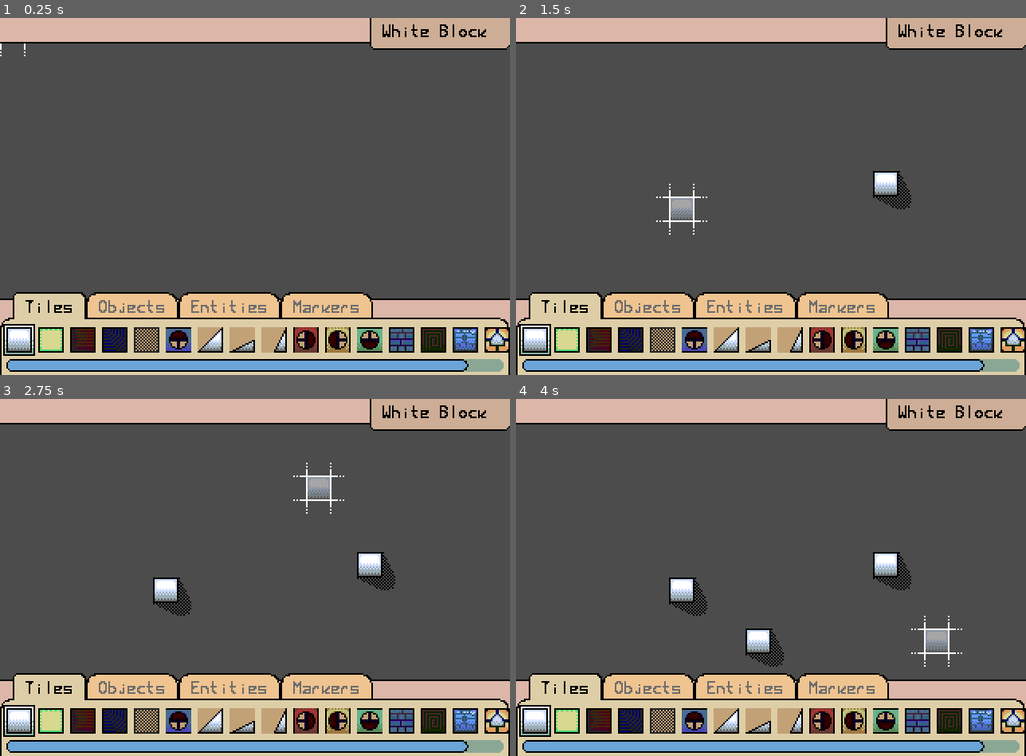
Above: before the commit, frames 1-4 (two rows, left to right).
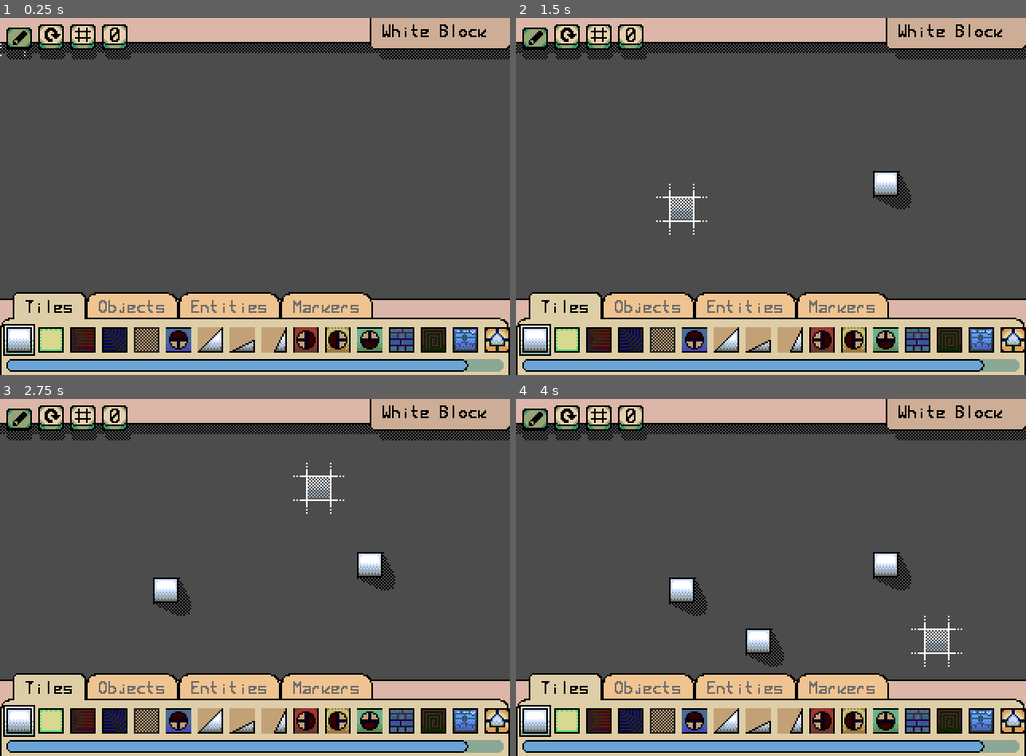
Above: after the commit, the same moments.

Repository: loopies2600/BBT
Game: Godot game, scene res://Data/Scenes/EditorScene.tscn
Same seed, same stepped clock (60 frames per second), same inputs: the game is played once before the commit and once after it.
Inputs (mouse positions are in pixels of both pictures, inside the frame that each line leads up to):
- Up to frame 1 (0.25 s): no input
- Up to frame 2 (1.5 s): tap Enter at 0.5 s; move the mouse to (883, 178) at 0.52 s; press the mouse at (883, 178) at 0.53 s; hold Right (right) 0.53-1.28 s; tap Z (jump) at 0.77 s; right-click (883, 178) at 0.8 s; tap Space at 1.25 s; move the mouse to (669, 214) at 1.27 s; release the mouse at (669, 214) at 1.28 s; hold Left (left) from 1.28 s (still down); right-click (669, 214) at 1.35 s
- Up to frame 3 (2.75 s): tap Z (jump) at 1.52 s; click (153, 595) at 1.55 s; tap Enter at 2 s; move the mouse to (306, 498) at 2.02 s; release Left (left) at 2.03 s; hold Right (right) from 2.03 s (still down); hold Right mouse button (mouse_secondary) from 2.03 s (still down); tap X (attack) at 2.1 s; click (306, 498) at 2.17 s
- Up to frame 4 (4 s): tap Space at 2.75 s; move the mouse to (745, 648) at 2.77 s; release Right mouse button (mouse_secondary) at 2.78 s; tap Down (look_down) at 2.85 s; tap Z (jump) at 3.02, 3.77 s; click (745, 648) at 3.05 s; tap Enter at 3.5 s; move the mouse to (924, 631) at 3.52 s; release Right (right) at 3.53 s; hold Left (left) from 3.53 s (still down); hold Up (look_up) from 3.53 s (still down); click (924, 631) at 3.67 s; right-click (924, 631) at 3.8 s

The runs differ from the first frame. In frame 1, 2.7% of the frame differs, in the area x 0-100%, y 1-12%; in frame 2, 2.8%, in the area x 0-100%, y 1-57%; in frame 3, 2.8%; in frame 4, 2.8%.

Commit message:
mama mia

Diff:
--- a/Data/Editor/Cursor.gd
+++ b/Data/Editor/Cursor.gd
@@ -1,62 +1,99 @@
 extends Sprite
 
+enum Modes {PLACE, ROTATE}
+var mode = Modes.PLACE
+
 var canPlace := true
-
-var _undoCache := []
-var _redoCache := []
 
 var target
 
 func _process(_delta):
+	mode = _getMode()
+
+	global_position = ((get_global_mouse_position() - Vector2(8, 8)) / 16).round() * 16
+
+	var level : TileMap = get_parent().get_node("LevelLayout")
+	var cellPos := (global_position / 16).round()
+
+	if canPlace:
+		match mode:
+			Modes.PLACE:
+				_placeLogic(level, cellPos)
+			Modes.ROTATE:
+				_rotateLogic(level, cellPos)
+
+func _getMode():
+	var activeButtonIdx := 0
+
+	for c in range(get_parent().utilButtons.get_child_count()):
+		var b = get_parent().utilButtons.get_child(c)
+
+		if b.is_in_group("Refresh"):
+			if b.pressed:
+				activeButtonIdx = c
+
+	return activeButtonIdx
+
+func _placeLogic(level : TileMap, cellPos := Vector2()):
 	if target: texture = target.texture
 
 	if canPlace:
-		global_position = ((get_global_mouse_position() - Vector2(8, 8)) / 16).round() * 16
-
-		var cellPos := (global_position / 16).round()
-		var cacheData := Vector3(cellPos.x, cellPos.y, target.tileID)
-
 		if Input.is_action_pressed("mouse_main"):
 			if target.isTile:
-				if get_parent().get_node("LevelLayout").get_cellv(cellPos) != target.tileID:
-					_undoCache.append(cacheData)
-					get_parent().get_node("LevelLayout").set_cellv(cellPos, target.tileID)
+				var occupied := level.get_cellv(cellPos) != -1 || _getNodeOnThisPos(cellPos) != null
+				if occupied: return
+
+				if level.get_cellv(cellPos) != target.tileID:
+					level.set_cellv(cellPos, target.tileID)
 			else:
+				var occupied := level.get_cellv(cellPos) != -1 || _getNodeOnThisPos(cellPos) != null
+				if occupied: return
+
 				var instance = target.itemScene.instance()
 
-				if target.singleInstance:
-					var exists = get_parent().get_node("LevelLayout").get_node(instance.name)
-					if exists: exists.queue_free()
-					yield(get_tree(), "idle_frame")
+				yield(_singleInstanceCheck(level, instance), "completed")
 
 				instance.add_to_group("Instances")
 
-				get_parent().get_node("LevelLayout").add_child(instance)
-				instance.owner = get_parent().get_node("LevelLayout")
+				level.add_child(instance)
+				instance.owner = level
 
 				instance.global_position = cellPos * 16
 
 		if Input.is_action_pressed("mouse_secondary"):
-			if target.isTile:
-				if get_parent().get_node("LevelLayout").get_cellv(cellPos) != -1:
-					_redoCache.append(Vector3(cacheData.x, cacheData.y, get_parent().get_node("LevelLayout").get_cellv(cellPos)))
-					get_parent().get_node("LevelLayout").set_cellv(cellPos, -1)
+			var isTile := level.get_cellv(cellPos) != -1
+
+			if isTile:
+				level.set_cellv(cellPos, -1)
 			else:
-				for c in get_tree().get_nodes_in_group("Instances"):
-					if (c.global_position / 16).round() == cellPos:
-						c.queue_free()
+				var n = _getNodeOnThisPos(cellPos)
 
-func _input(event):
-	if event.is_action_pressed("undo"):
-		if _undoCache:
-			var data = _undoCache.pop_back()
-			_redoCache.append(data)
+				if n: n.queue_free()
 
-			get_parent().get_node("LevelLayout").set_cell(data.x, data.y, -1)
+func _rotateLogic(level : TileMap, cellPos := Vector2()):
+	texture = null
 
-	if event.is_action_pressed("redo"):
-		if _redoCache:
-			var data = _redoCache.pop_back()
-			_undoCache.append(data)
+	if canPlace:
+		var dir = int(Input.is_action_just_pressed("mouse_main")) - int(Input.is_action_just_pressed("mouse_secondary"))
 
-			get_parent().get_node("LevelLayout").set_cell(data.x, data.y, data.z)
+		var isTile := level.get_cellv(cellPos) != -1
+
+		if !isTile:
+			var n = _getNodeOnThisPos(cellPos)
+
+			if n: n.rotation_degrees += (90 * dir)
+
+func _singleInstanceCheck(level : Node2D, inst):
+	if target.singleInstance:
+		var exists = level.get_node(inst.name)
+		if exists: exists.queue_free()
+		yield(get_tree(), "idle_frame")
+
+func _getNodeOnThisPos(cellPos := Vector2()) -> Node2D:
+	var node
+
+	for c in get_tree().get_nodes_in_group("Instances"):
+		if (c.global_position / 16).round() == cellPos:
+			node = c
+
+	return node
--- a/Data/Editor/MenuBar.tscn
+++ b/Data/Editor/MenuBar.tscn
@@ -1,7 +1,10 @@
-[gd_scene load_steps=5 format=2]
+[gd_scene load_steps=16 format=2]
 
 [ext_resource path="res://Data/UI/EditorTheme.tres" type="Theme" id=1]
 [ext_resource path="res://Data/Editor/AntiCursor.gd" type="Script" id=2]
+[ext_resource path="res://Sprites/Editor/Button.png" type="Texture" id=3]
+[ext_resource path="res://Data/Editor/MenuBar/UtilButton.gd" type="Script" id=4]
+[ext_resource path="res://Data/Editor/MenuBar/ManipulatorButton.gd" type="Script" id=5]
 
 [sub_resource type="StyleBoxFlat" id=1]
 content_margin_left = 0.0
@@ -27,6 +30,38 @@
 expand_margin_bottom = 4.0
 anti_aliasing = false
 anti_aliasing_size = 0.01
+
+[sub_resource type="AtlasTexture" id=5]
+atlas = ExtResource( 3 )
+region = Rect2( 0, 0, 16, 16 )
+
+[sub_resource type="AtlasTexture" id=4]
+atlas = ExtResource( 3 )
+region = Rect2( 0, 16, 16, 16 )
+
+[sub_resource type="AtlasTexture" id=6]
+atlas = ExtResource( 3 )
+region = Rect2( 16, 0, 16, 16 )
+
+[sub_resource type="AtlasTexture" id=7]
+atlas = ExtResource( 3 )
+region = Rect2( 16, 16, 16, 16 )
+
+[sub_resource type="AtlasTexture" id=8]
+atlas = ExtResource( 3 )
+region = Rect2( 32, 0, 16, 16 )
+
+[sub_resource type="AtlasTexture" id=9]
+atlas = ExtResource( 3 )
+region = Rect2( 32, 16, 16, 16 )
+
+[sub_resource type="AtlasTexture" id=10]
+atlas = ExtResource( 3 )
+region = Rect2( 48, 0, 16, 16 )
+
+[sub_resource type="AtlasTexture" id=11]
+atlas = ExtResource( 3 )
+region = Rect2( 48, 16, 16, 16 )
 
 [node name="MenuBar" type="Control"]
 anchor_right = 1.0
@@ -58,3 +93,69 @@
 __meta__ = {
 "_edit_use_anchors_": false
 }
+
+[node name="UtilButtons" type="HBoxContainer" parent="."]
+anchor_right = 1.0
+anchor_bottom = 1.0
+margin_left = 4.0
+margin_top = 4.0
+focus_mode = 1
+custom_constants/separation = 4
+__meta__ = {
+"_edit_use_anchors_": false
+}
+
+[node name="Pencil" type="TextureButton" parent="UtilButtons" groups=["Refresh"]]
+margin_right = 16.0
+margin_bottom = 220.0
+focus_mode = 1
+toggle_mode = true
+shortcut_in_tooltip = false
+pressed = true
+texture_normal = SubResource( 5 )
+texture_pressed = SubResource( 4 )
+stretch_mode = 2
+script = ExtResource( 4 )
+
+[node name="Rotator" type="TextureButton" parent="UtilButtons" groups=["Refresh"]]
+margin_left = 20.0
+margin_right = 36.0
+margin_bottom = 220.0
+focus_mode = 1
+toggle_mode = true
+shortcut_in_tooltip = false
+texture_normal = SubResource( 6 )
+texture_pressed = SubResource( 7 )
+stretch_mode = 2
+script = ExtResource( 4 )
+
+[node name="Grid" type="TextureButton" parent="UtilButtons"]
+margin_left = 40.0
+margin_right = 56.0
+margin_bottom = 220.0
+focus_mode = 1
+toggle_mode = true
+shortcut_in_tooltip = false
+texture_normal = SubResource( 8 )
+texture_pressed = SubResource( 9 )
+stretch_mode = 2
+script = ExtResource( 5 )
+__meta__ = {
+"_edit_use_anchors_": false
+}
+property = "showGrid"
+
+[node name="CellNumbers" type="TextureButton" parent="UtilButtons"]
+margin_left = 60.0
+margin_right = 76.0
+margin_bottom = 220.0
+toggle_mode = true
+shortcut_in_tooltip = false
+texture_normal = SubResource( 10 )
+texture_pressed = SubResource( 11 )
+stretch_mode = 2
+script = ExtResource( 5 )
+__meta__ = {
+"_edit_use_anchors_": false
+}
+property = "showCells"
--- /dev/null
+++ b/Data/Editor/MenuBar/ManipulatorButton.gd
@@ -0,0 +1,16 @@
+extends TextureButton
+
+export (String) var property
+
+func _ready():
+	var _unused = connect("mouse_entered", self, "_mouseIn")
+	_unused = connect("mouse_exited", self, "_mouseOut")
+
+func _mouseIn():
+	get_tree().get_nodes_in_group("Cursor")[0].canPlace = false
+
+func _mouseOut():
+	get_tree().get_nodes_in_group("Cursor")[0].canPlace = true
+
+func _toggled(button_pressed):
+	get_tree().get_nodes_in_group("Editor")[0].set(property, button_pressed)
--- /dev/null
+++ b/Data/Editor/MenuBar/UtilButton.gd
@@ -0,0 +1,19 @@
+extends TextureButton
+
+func _ready():
+	var _unused = connect("mouse_entered", self, "_mouseIn")
+	_unused = connect("mouse_exited", self, "_mouseOut")
+	_unused = connect("pressed", self, "_press")
+
+func _mouseIn():
+	get_tree().get_nodes_in_group("Cursor")[0].canPlace = false
+
+func _mouseOut():
+	get_tree().get_nodes_in_group("Cursor")[0].canPlace = true
+
+func _press():
+	for b in get_parent().get_children():
+		if b.is_in_group("Refresh"):
+			if b.pressed: b.pressed = false
+
+	pressed = !pressed
--- a/Data/Scenes/EditorScene.gd
+++ b/Data/Scenes/EditorScene.gd
@@ -1,5 +1,6 @@
 extends Node2D
 
+const FONT := preload("res://Sprites/Font/Main.tres")
 const ITEM := preload("res://Data/Editor/EditorItem.tscn")
 
 onready var cursor := $SelectedObject
@@ -7,6 +8,11 @@
 onready var tilesTab := $GUILayer/GUIViewport/EditorObjects/TabContainer/Tiles/ScrollContainer/VBoxContainer/HBoxContainer
 onready var itemLabel := $GUILayer/GUIViewport/MenuBar/ItemLabel
 onready var viewport := $GUILayer/GUIViewport
+onready var utilButtons := $GUILayer/GUIViewport/MenuBar/UtilButtons
+onready var cam := $Camera
+
+var showGrid := false
+var showCells := false
 
 func _ready():
 	OS.set_window_title("Bennett Boy's Workshop")
@@ -15,7 +21,30 @@
 
 	_spawnTileItems()
 
+func _draw():
+	var size : Vector2 = get_viewport_rect().size * cam.zoom
+	var pos : Vector2 = cam.global_position
+	var separation := 16
+
+	if showGrid:
+		var color := Color.darkgray
+
+		for i in range(int((pos.x - size.x) / separation) - 1, int((size.x + pos.x) / separation) + 1):
+			draw_line(Vector2(i * separation, pos.y + size.y + 128), Vector2(i * separation, pos.y - size.y - 128), color, 1)
+
+		for i in range(int((pos.y - size.y) / separation) - 1, int((size.y + pos.y) / separation) + 1):
+			draw_line(Vector2(pos.x + size.x + 128, i * separation), Vector2(pos.x - size.x - 128, i * separation), color, 1)
+
+	if showCells:
+		for i in range(int((pos.x - size.x) / separation) - 1, int((size.x + pos.x) / separation) + 1):
+			draw_string(FONT, Vector2(i * 16, pos.y + size.y - 192), str(i), Color.darkgray)
+
+		for i in range(int((pos.y - size.y) / separation) - 1, int((size.y + pos.y) / separation) + 1):
+			draw_string(FONT, Vector2(pos.x + size.x - 304, i * 16), str(i), Color.darkgray)
+
 func _process(_delta):
+	update()
+
 	if level:
 		if cursor.target.isTile:
 			itemLabel.text = level.tile_set.tile_get_name(cursor.target.tileID)
--- a/Data/Scenes/EditorScene.tscn
+++ b/Data/Scenes/EditorScene.tscn
@@ -21,6 +21,21 @@
 shader_param/glowing_intensity = 1.0
 shader_param/precision = 0.1
 shader_param/opacity = 0.5
+
+[sub_resource type="ShaderMaterial" id=3]
+shader = ExtResource( 4 )
+shader_param/toScreen = false
+shader_param/canGlow = false
+shader_param/invertColors = false
+shader_param/glowing_color = Color( 1, 1, 1, 1 )
+shader_param/secondary_glowing_color = Color( 1, 1, 1, 1 )
+shader_param/brightness = 1.0
+shader_param/glowing_intensity = 1.0
+shader_param/precision = 0.1
+shader_param/opacity = 0.5
+
+[sub_resource type="ViewportTexture" id=4]
+viewport_path = NodePath("GUILayer/GUIViewport")
 
 [sub_resource type="ViewportTexture" id=2]
 viewport_path = NodePath("GUILayer/GUIViewport")
@@ -48,6 +63,14 @@
 [node name="GUILayer" type="CanvasLayer" parent="."]
 layer = 8
 
+[node name="GUIShadow" type="Sprite" parent="GUILayer"]
+modulate = Color( 0, 0, 0, 1 )
+material = SubResource( 3 )
+position = Vector2( 0, 6 )
+scale = Vector2( 1.025, 1 )
+texture = SubResource( 4 )
+centered = false
+
 [node name="GUIRenderer" type="Sprite" parent="GUILayer"]
 texture = SubResource( 2 )
 centered = false
--- a/project.godot
+++ b/project.godot
@@ -70,7 +70,7 @@
 window/size/always_on_top=true
 window/size/test_width=640
 window/size/test_height=448
-window/stretch/mode="2d"
+window/stretch/mode="viewport"
 window/stretch/aspect="keep"
 
 [editor_plugins]
@@ -131,16 +131,6 @@
 "events": [ Object(InputEventMouseButton,"resource_local_to_scene":false,"resource_name":"","device":0,"alt":false,"shi …(212 unchanged characters)…
  ]
 }
-undo={
-"deadzone": 0.5,
-"events": [ Object(InputEventKey,"resource_local_to_scene":false,"resource_name":"","device":0,"alt":false,"shift":false,"control":true,"meta":false,"command":true,"pressed":false,"scancode":0,"physical_scancode":90,"unicode":0,"echo":false,"script":null)
- ]
-}
-redo={
-"deadzone": 0.5,
-"events": [ Object(InputEventKey,"resource_local_to_scene":false,"resource_name":"","device":0,"alt":false,"shift":false,"control":true,"meta":false,"command":true,"pressed":false,"scancode":0,"physical_scancode":89,"unicode":0,"echo":false,"script":null)
- ]
-}
 mouse_tertiary={
 "deadzone": 0.5,
 "events": [ Object(InputEventMouseButton,"resource_local_to_scene":false,"resource_name":"","device":0,"alt":false,"shi …(212 unchanged characters)…
Not shown: 1 places in Data/Scenes/EditorScene.tscn that only renumber resources
Binary file added: Sprites/Editor/Button.png
Not shown, added: Sprites/Editor/Button.png.import
Binary file added: Sprites/UI/Dither.png
Not shown, added: Sprites/UI/Dither.png.import
